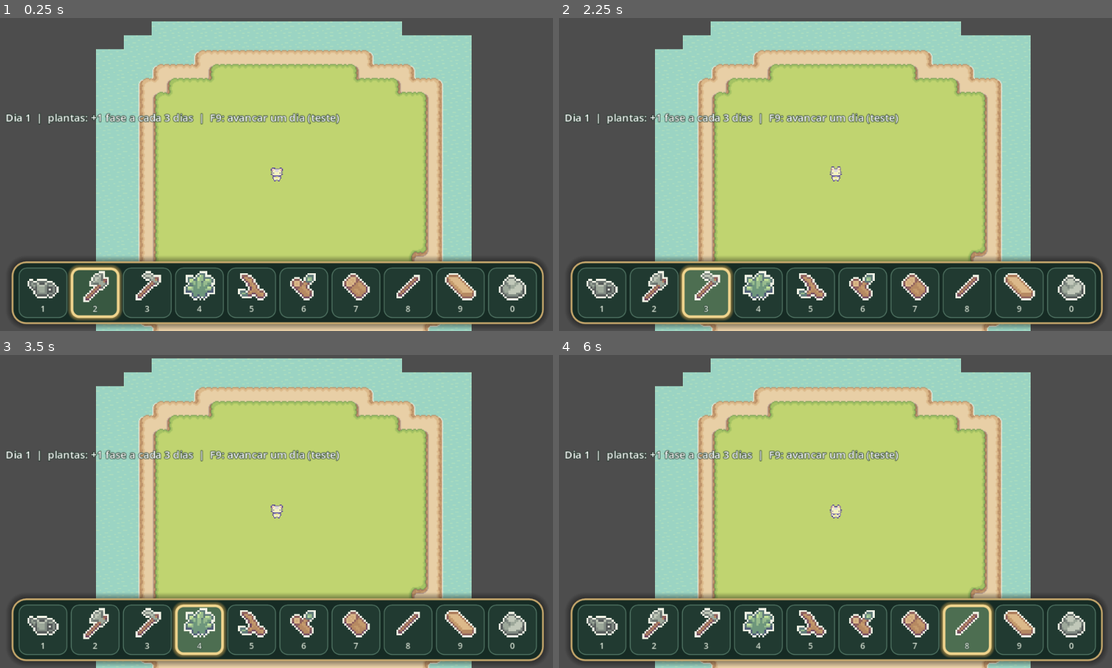
Above: before the commit, frames 1-4 (two rows, left to right).
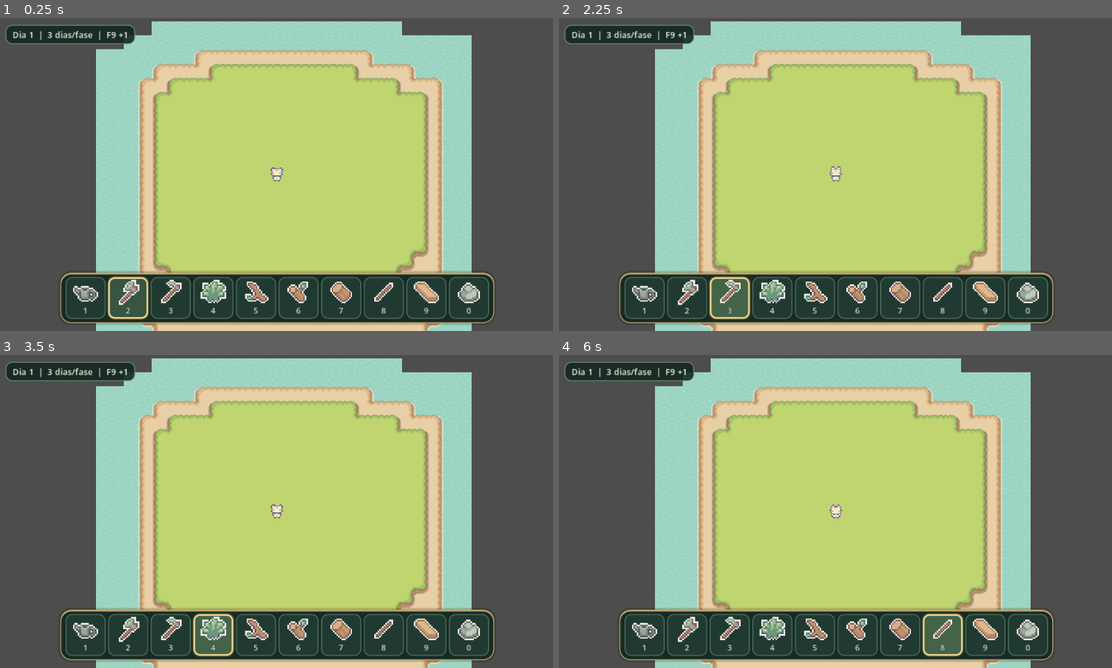
Above: after the commit, the same moments.

Repository: HelioConde/Slime-Harvest
Game: Godot game, scene res://scenes/world/World.tscn
The game is run twice, just before and just after one commit, with the same random seed, the same clock (stepped at 60 frames per second) and the same inputs.
Inputs (mouse positions are in pixels of both pictures, inside the frame that each line leads up to; where the layout moved, square brackets give the same spot in the first picture):
- Up to frame 1 (0.25 s): no input
- Up to frame 2 (2.25 s): click (641, 296) [603, 293] at 0.5 s; click (686, 296) [653, 293] at 1.25 s; click (730, 296) [708, 293] at 2 s
- Up to frame 3 (3.5 s): click (215, 633) [199, 630] at 2.75 s
- Up to frame 4 (6 s): click (813, 633) [813, 630] at 3.5 s; click (857, 633) [863, 630] at 4.25 s; click (901, 633) [912, 630] at 5 s; click (940, 633) [968, 630] at 5.75 s

The runs differ from the first frame. In frame 1, 17% of the frame differs, in the area x 1-99%, y 2-100%; in frame 2, 16%; in frame 3, 16%; in frame 4, 17%.

Commit message:
fix(godot): compact hotbar and prevent camera-shifted overlapping debug UI

Diff:
--- a/scenes/trees/TreeChopDemo.tscn
+++ b/scenes/trees/TreeChopDemo.tscn
@@ -4,12 +4,31 @@
 [ext_resource type="PackedScene" path="res://scenes/objects/trees/tree.tscn" id="2_tree"]
 [ext_resource type="PackedScene" path="res://scenes/objects/trees/tree_apple.tscn" id="3_apple"]
 
+[sub_resource type="StyleBoxFlat" id="StyleBoxFlat_help"]
+bg_color = Color(0.07, 0.15, 0.12, 0.88)
+border_width_left = 1
+border_width_top = 1
+border_width_right = 1
+border_width_bottom = 1
+border_color = Color(0.46, 0.6, 0.46, 1)
+corner_radius_top_left = 7
+corner_radius_top_right = 7
+corner_radius_bottom_right = 7
+corner_radius_bottom_left = 7
+content_margin_left = 8.0
+content_margin_top = 4.0
+content_margin_right = 8.0
+content_margin_bottom = 4.0
+
 [node name="TreeChopDemo" type="Node2D"]
 y_sort_enabled = true
 
-[node name="Background" type="ColorRect" parent="."]
-offset_right = 640.0
-offset_bottom = 360.0
+[node name="BackgroundLayer" type="CanvasLayer" parent="."]
+layer = -20
+
+[node name="Background" type="ColorRect" parent="BackgroundLayer"]
+anchor_right = 1.0
+anchor_bottom = 1.0
 color = Color(0.42, 0.60, 0.36, 1.0)
 mouse_filter = 2
 
@@ -25,11 +44,22 @@
 position = Vector2(355, 170)
 persist_felling = false
 
-[node name="Help" type="Label" parent="."]
-z_index = 20
-offset_left = 190.0
-offset_top = 65.0
-offset_right = 525.0
-offset_bottom = 110.0
-text = "2: Machado | Clique na arvore ou F | 5 golpes\nEsta cena de teste recria as arvores ao reiniciar (F6)."
+[node name="InfoLayer" type="CanvasLayer" parent="."]
+layer = 9
+
+[node name="HelpPanel" type="PanelContainer" parent="InfoLayer"]
+anchor_left = 1.0
+anchor_right = 1.0
+offset_left = -238.0
+offset_top = 8.0
+offset_right = -8.0
+offset_bottom = 43.0
 mouse_filter = 2
+theme_override_styles/panel = SubResource("StyleBoxFlat_help")
+
+[node name="Help" type="Label" parent="InfoLayer/HelpPanel"]
+mouse_filter = 2
+theme_override_font_sizes/font_size = 10
+theme_override_colors/font_color = Color(0.94, 0.96, 0.9, 1)
+text = "2 Machado | F ou clique | 5 golpes
+Aguarde o balanco | F6: reiniciar"
--- a/scripts/core/game_calendar.gd
+++ b/scripts/core/game_calendar.gd
@@ -85,21 +85,35 @@
     canvas.name = "CalendarHUD"
     canvas.layer = 11
     add_child(canvas)
+    var chip := PanelContainer.new()
+    chip.name = "CalendarChip"
+    chip.position = Vector2(8, 8)
+    chip.mouse_filter = Control.MOUSE_FILTER_IGNORE
+    var style := StyleBoxFlat.new()
+    style.bg_color = Color(0.07, 0.15, 0.12, 0.88)
+    style.border_color = Color("#718d75")
+    style.set_border_width_all(1)
+    style.set_corner_radius_all(7)
+    style.content_margin_left = 8.0
+    style.content_margin_right = 8.0
+    style.content_margin_top = 4.0
+    style.content_margin_bottom = 4.0
+    chip.add_theme_stylebox_override("panel", style)
+    canvas.add_child(chip)
     _day_label = Label.new()
     _day_label.name = "DayLabel"
-    _day_label.position = Vector2(8, 106)
-    _day_label.add_theme_font_size_override("font_size", 12)
-    _day_label.add_theme_constant_override("outline_size", 3)
-    _day_label.add_theme_color_override("font_outline_color", Color("#173022"))
-    canvas.add_child(_day_label)
+    _day_label.mouse_filter = Control.MOUSE_FILTER_IGNORE
+    _day_label.add_theme_font_size_override("font_size", 10)
+    _day_label.add_theme_color_override("font_color", Color("#edf4e3"))
+    chip.add_child(_day_label)
 
 
 func _refresh_label() -> void:
     if _day_label == null:
         return
-    _day_label.text = "Dia %d  |  plantas: +1 fase a cada 3 dias" % day
+    _day_label.text = "Dia %d  |  3 dias/fase" % day
     if OS.is_debug_build():
-        _day_label.text += "  |  F9: avancar um dia (teste)"
+        _day_label.text += "  |  F9 +1"
 
 
 func _load_calendar() -> void:
--- a/scripts/farming/farm_field.gd
+++ b/scripts/farming/farm_field.gd
@@ -184,10 +184,15 @@
 	layer.layer = 10
 	add_child(layer)
 	_hud = Label.new()
-	_hud.position = Vector2(8, 8)
-	_hud.custom_minimum_size = Vector2(620, 0)
+	# Interface no canto superior direito: nao disputar espaco com o calendario.
+	_hud.anchor_left = 1.0
+	_hud.anchor_right = 1.0
+	_hud.offset_left = -310.0
+	_hud.offset_right = -8.0
+	_hud.offset_top = 8.0
+	_hud.offset_bottom = 72.0
 	_hud.autowrap_mode = TextServer.AUTOWRAP_WORD_SMART
-	_hud.add_theme_font_size_override("font_size", 12)
+	_hud.add_theme_font_size_override("font_size", 10)
 	_hud.add_theme_constant_override("outline_size", 3)
 	_hud.add_theme_color_override("font_outline_color", Color("#173022"))
 	layer.add_child(_hud)
@@ -199,9 +204,9 @@
 	var objective := "OBJETIVO: colher 3 plantas (%d/3)" % mini(_harvested, 3)
 	if _harvested >= 3:
 		objective = "OBJETIVO CONCLUIDO! Proximo passo: conhecer um slime."
-	_hud.text = "SLIMEKEEPERS: LOST VALLEY | Cultivo\n" + \
-		"3 Enxada: preparar / plantar / colher | 1 Regador: regar | F ou clique\n" + \
-		"Sementes: %d | Colheitas: %d | %s\n%s" % [_seeds, _harvested, objective, _message]
+	_hud.text = "CULTIVO | Sementes: %d | Colhidas: %d\n" % [_seeds, _harvested] + \
+		"3 Enxada | 1 Regador | F / clique\n" + \
+		"%s\n%s" % [objective, _message]
 
 
 func _save_progress() -> void:
--- a/scripts/ui/tool_hotbar.gd
+++ b/scripts/ui/tool_hotbar.gd
@@ -22,6 +22,13 @@
 const SLOT_COLOR := Color("#213a31")
 const SLOT_BORDER := Color("#537766")
 const GOLD := Color("#f1d58e")
+const BAR_MAX_WIDTH: float = 504.0
+const BAR_SIDE_MARGIN: float = 12.0
+const BAR_BOTTOM_MARGIN: float = 9.0
+const PANEL_PADDING: float = 6.0
+const SLOT_GAP: float = 3.0
+const SLOT_HEIGHT: float = 46.0
+const PANEL_HEIGHT: float = 58.0
 
 var _selected: StringName = &"axe"
 var _slots: Dictionary = {}
@@ -48,21 +55,22 @@
 	var frame_style := StyleBoxFlat.new()
 	frame_style.bg_color = PANEL_COLOR
 	frame_style.border_color = PANEL_BORDER
-	frame_style.set_border_width_all(2)
-	frame_style.set_corner_radius_all(16)
-	frame_style.shadow_color = Color(0.0, 0.0, 0.0, 0.38)
-	frame_style.shadow_size = 7
-	frame_style.content_margin_left = 8.0
-	frame_style.content_margin_right = 8.0
-	frame_style.content_margin_top = 7.0
-	frame_style.content_margin_bottom = 7.0
+	frame_style.set_border_width_all(1)
+	frame_style.border_width_top = 2
+	frame_style.set_corner_radius_all(12)
+	frame_style.shadow_color = Color(0.0, 0.0, 0.0, 0.25)
+	frame_style.shadow_size = 3
+	frame_style.content_margin_left = PANEL_PADDING
+	frame_style.content_margin_right = PANEL_PADDING
+	frame_style.content_margin_top = 5.0
+	frame_style.content_margin_bottom = 5.0
 	_panel.add_theme_stylebox_override("panel", frame_style)
 	add_child(_panel)
 
 	_strip = HBoxContainer.new()
 	_strip.name = "TenSlots"
 	_strip.mouse_filter = Control.MOUSE_FILTER_IGNORE
-	_strip.add_theme_constant_override("separation", 4)
+	_strip.add_theme_constant_override("separation", int(SLOT_GAP))
 	_panel.add_child(_strip)
 
 	for index in range(SLOT_IDS.size()):
@@ -95,7 +103,7 @@
 	var image := TextureRect.new()
 	image.name = "ItemIcon"
 	image.mouse_filter = Control.MOUSE_FILTER_IGNORE
-	image.custom_minimum_size = Vector2(34, 36)
+	image.custom_minimum_size = Vector2(0, 29)
 	image.size_flags_horizontal = Control.SIZE_EXPAND_FILL
 	image.expand_mode = TextureRect.EXPAND_IGNORE_SIZE
 	image.stretch_mode = TextureRect.STRETCH_KEEP_ASPECT_CENTERED
@@ -114,7 +122,7 @@
 	key_label.text = str((index + 1) % 10)
 	key_label.horizontal_alignment = HORIZONTAL_ALIGNMENT_CENTER
 	key_label.mouse_filter = Control.MOUSE_FILTER_IGNORE
-	key_label.add_theme_font_size_override("font_size", 10)
+	key_label.add_theme_font_size_override("font_size", 9)
 	key_label.add_theme_color_override("font_color", Color("#dfebdc"))
 	key_label.add_theme_constant_override("outline_size", 2)
 	key_label.add_theme_color_override("font_outline_color", Color("#132720"))
@@ -124,15 +132,18 @@
 func _layout_bar() -> void:
 	if _panel == null:
 		return
-	var usable: float = maxf(230.0, size.x - 12.0)
-	var width: float = minf(610.0, usable)
-	var slot_width: float = (width - 16.0 - 9.0 * 4.0) / 10.0
+	# Tudo em coordenadas do viewport: margem lateral consistente e area segura.
+	var usable: float = maxf(170.0, size.x - BAR_SIDE_MARGIN * 2.0)
+	var requested_width: float = minf(BAR_MAX_WIDTH, usable)
+	var slot_width: float = floorf((requested_width - PANEL_PADDING * 2.0 - SLOT_GAP * 9.0) / 10.0)
+	slot_width = maxf(13.0, slot_width)
 	for item_id in SLOT_IDS:
 		var button: Button = _slots[item_id] as Button
-		button.custom_minimum_size = Vector2(slot_width, 57.0)
-	_panel.custom_minimum_size = Vector2(width, 72.0)
-	_panel.size = Vector2(width, 72.0)
-	_panel.position = Vector2((size.x - width) * 0.5, size.y - 80.0)
+		button.custom_minimum_size = Vector2(slot_width, SLOT_HEIGHT)
+	var real_width: float = PANEL_PADDING * 2.0 + slot_width * 10.0 + SLOT_GAP * 9.0
+	_panel.custom_minimum_size = Vector2(real_width, PANEL_HEIGHT)
+	_panel.size = Vector2(real_width, PANEL_HEIGHT)
+	_panel.position = Vector2(roundf((size.x - real_width) * 0.5), roundf(size.y - PANEL_HEIGHT - BAR_BOTTOM_MARGIN))
 
 
 func get_slot_item(index: int) -> StringName:
@@ -152,15 +163,15 @@
 
 func _slot_style(active: bool, hover: bool = false) -> StyleBoxFlat:
 	var style := StyleBoxFlat.new()
-	style.bg_color = Color("#385841") if active else SLOT_COLOR
+	style.bg_color = Color("#365542") if active else SLOT_COLOR
 	if hover:
-		style.bg_color = Color("#4d6e51") if active else Color("#2f4d40")
+		style.bg_color = Color("#436449") if active else Color("#2c483b")
 	style.border_color = GOLD if active else SLOT_BORDER
-	style.set_border_width_all(3 if active else 1)
-	style.set_corner_radius_all(9)
+	style.set_border_width_all(2 if active else 1)
+	style.set_corner_radius_all(7)
 	if active:
-		style.shadow_color = Color(1.0, 0.78, 0.38, 0.48)
-		style.shadow_size = 4
+		style.shadow_color = Color(1.0, 0.77, 0.35, 0.22)
+		style.shadow_size = 2
 	return style
 
 
Not shown, changed: docs/tool_inventory.md
